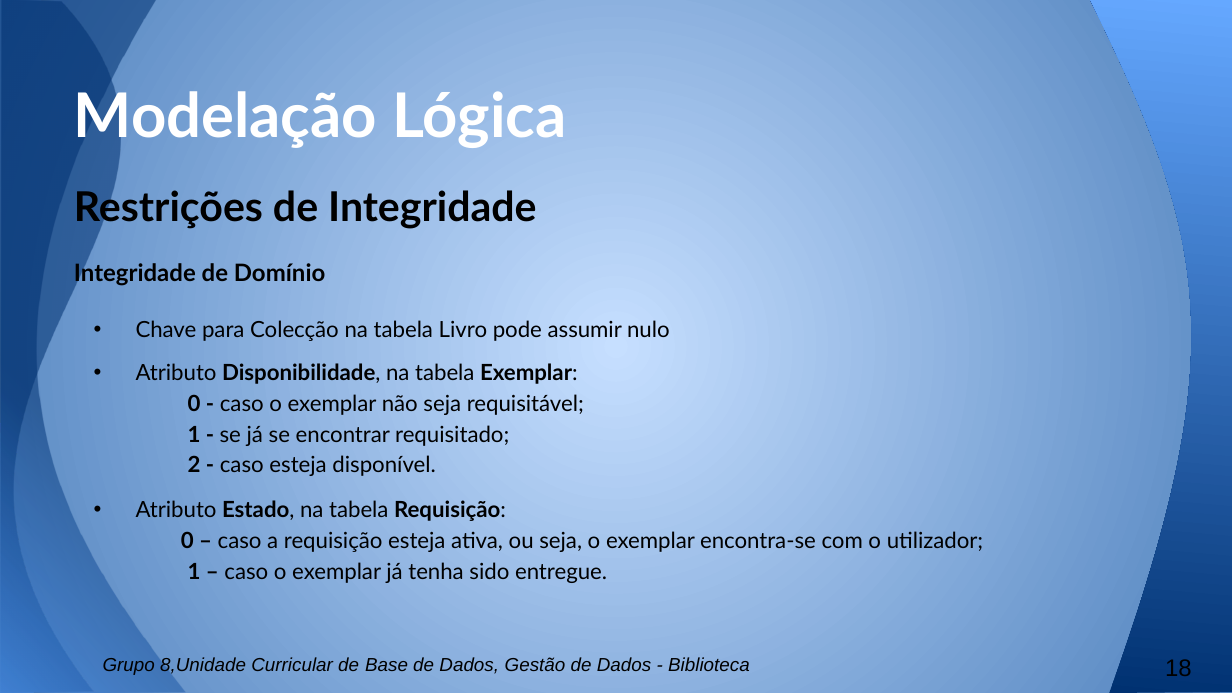
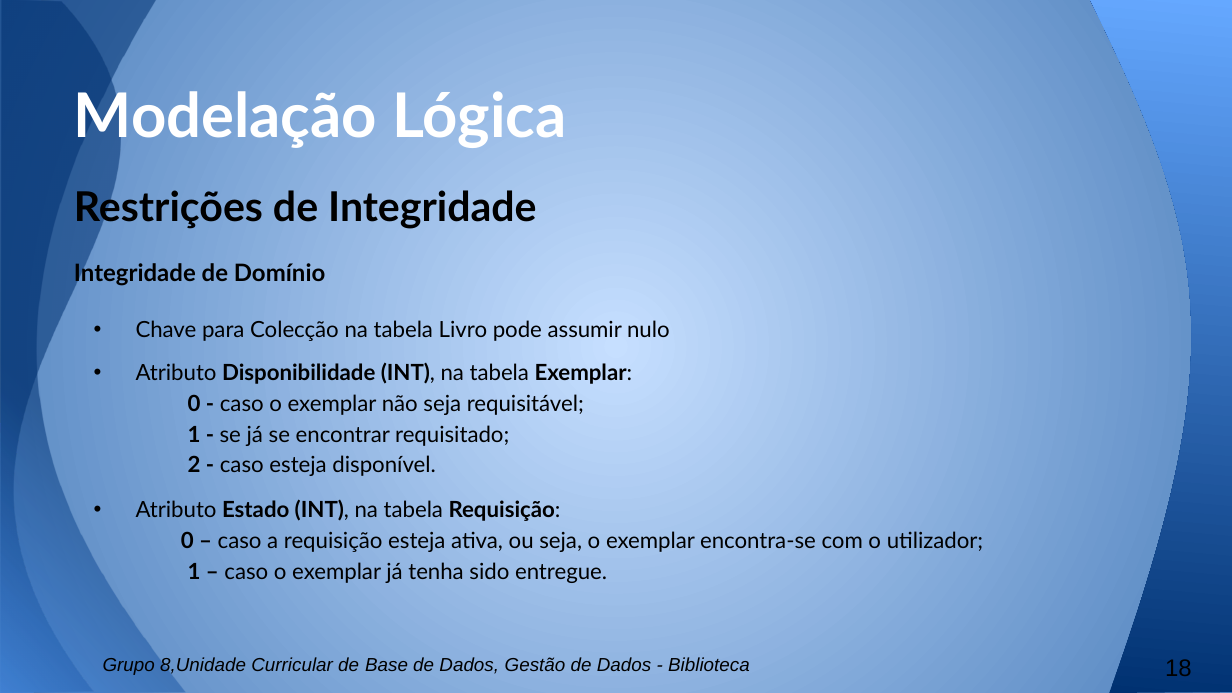
Before and after one commit to b-p3r/BD-1516, a slide deck: slide 18 of Apresentacao/Apresentacao-andre.pptx. Drawn at 1232x693 pixels with LibreOffice and Linux fonts; fonts in the diff are those of the drawing. Boxes give left, top, right and bottom in pixels: in the first picture for what was removed or moved away, otherwise in the second. Text is boxed around its words. In the diff, an @@ line names an element or a change of style, - is before the commit and + after.

```diff
--- a/Apresentacao/Apresentacao-andre.pptx
+++ b/Apresentacao/Apresentacao-andre.pptx
@@ text at (136, 362, 632, 384): text changed @@
-• Atributo Disponibilidade, na tabela Exemplar:
+• Atributo Disponibilidade (INT), na tabela Exemplar:
@@ text at (136, 499, 561, 521): text changed; bold on @@
-• Atributo Estado, na tabela Requisição:
+• Atributo Estado (INT), na tabela Requisição:
```
Also in this commit, not shown: 6 other slides changed, 1 other file.
